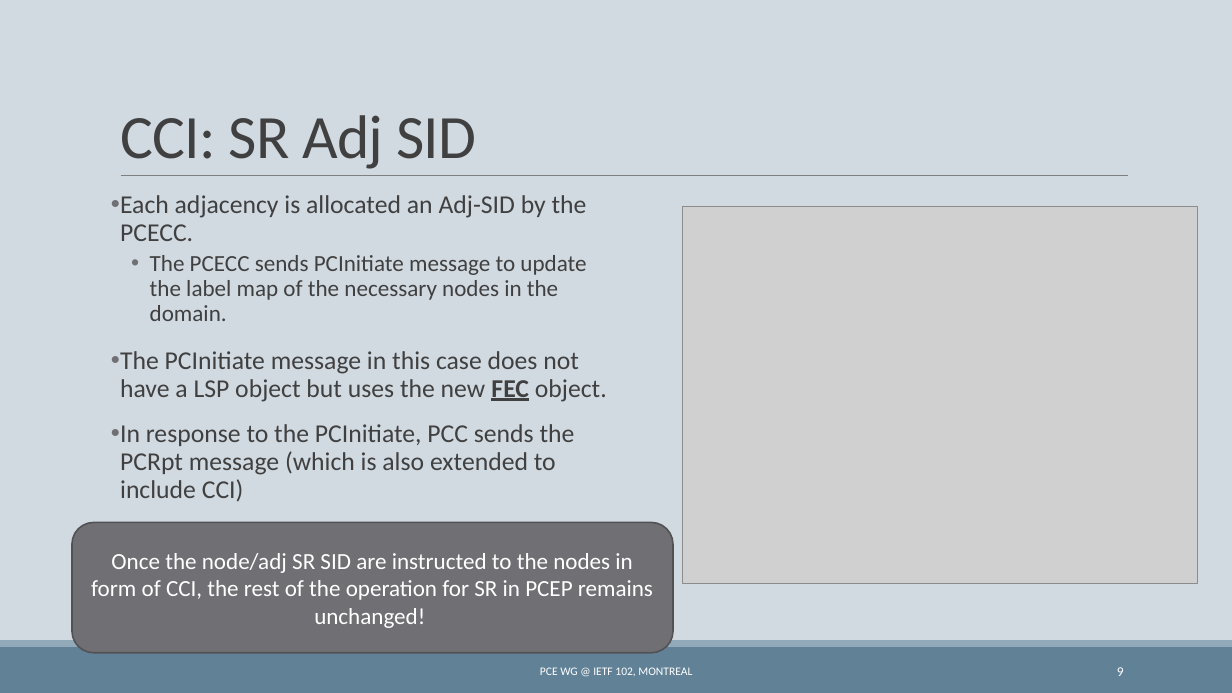
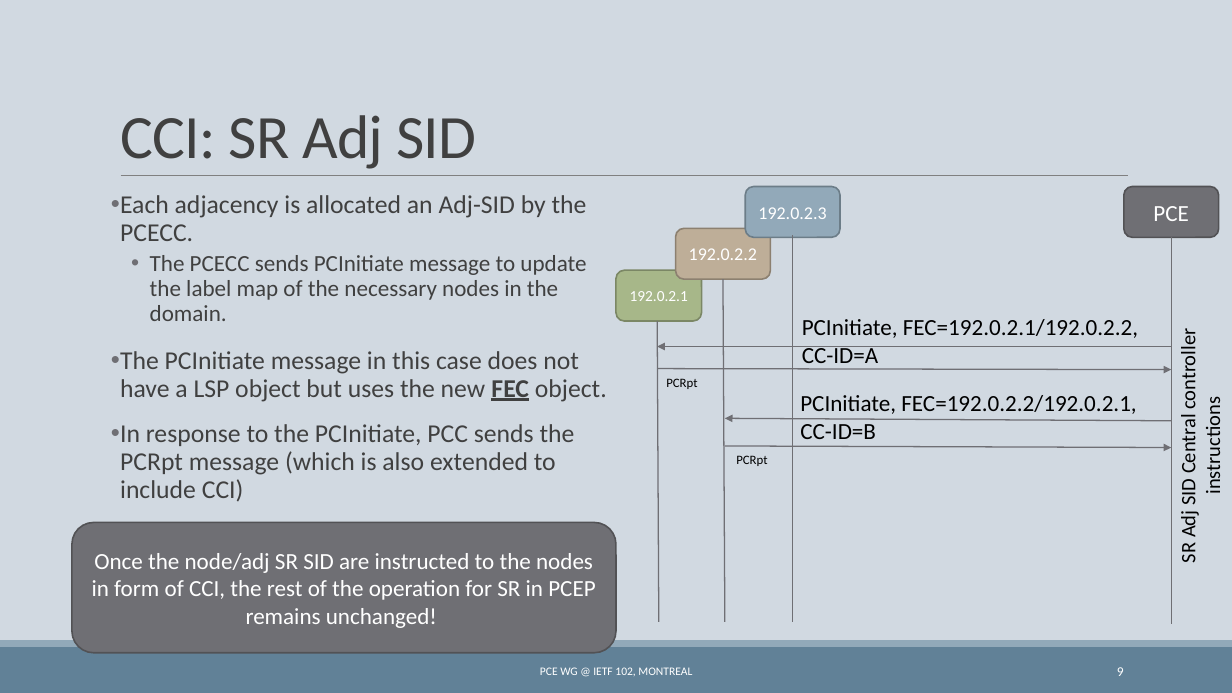
Before and after one commit to dhruvdhody-huawei/102, a slide deck: slide 9 of IETF 102 PCE WG PCECC.pptx. Drawn at 1232x693 pixels with LibreOffice and Linux fonts; fonts in the diff are those of the drawing; grey boxes stand for pictures. Boxes give left, top, right and bottom in pixels: in the first picture for what was removed or moved away, otherwise in the second. Text is boxed around its words. In the diff, an @@ line names an element or a change of style, - is before the commit and + after.

```diff
--- a/IETF 102 PCE WG PCECC.pptx
+++ b/IETF 102 PCE WG PCECC.pptx
@@ picture removed at (683, 206, 1198, 583) @@
@@ rounded rectangle added at (746, 187, 841, 238), fill #92A9B9, outline #6C7D89 1.25 pt, 14 pt, text #FFFFFF @@
+192.0.2.3
@@ rounded rectangle added at (1124, 187, 1219, 238), fill #6F6F74, outline #525256 1.25 pt, 18 pt, text #FFFFFF @@
+PCE
@@ rounded rectangle added at (676, 228, 771, 279), fill #BEAE98, outline #8D8170 1.25 pt, 14 pt, text #FFFFFF @@
+192.0.2.2
@@ line added from (793, 236) to (793, 622), #6F6F74 1 pt @@
@@ line added from (1172, 238) to (1172, 624), #6F6F74 1 pt @@
@@ rounded rectangle added at (616, 270, 702, 321), fill #A7B789, outline #7C8765 1.25 pt, 12 pt, text #FFFFFF @@
+192.0.2.1
@@ line added from (723, 279) to (725, 622), #6F6F74 1 pt @@
@@ line added from (657, 321) to (659, 622), #6F6F74 1 pt @@
@@ text added at (802, 319, 1138, 369), 18 pt, text #000000 @@
+PCInitiate, FEC=192.0.2.1/192.0.2.2, CC-ID=A
@@ arrow added from (1172, 347) to (657, 347), #6F6F74 1 pt @@
@@ text added at (1176, 336, 1225, 563), 16 pt, text #000000 @@
+SR Adj SID Central controller instructions
@@ arrow added from (657, 369) to (1172, 370), #6F6F74 1 pt @@
@@ text added at (666, 378, 697, 389), 10 pt, text #000000 @@
+PCRpt
@@ arrow added from (1172, 421) to (725, 419), #6F6F74 1 pt @@
@@ text added at (800, 395, 1136, 439), 18 pt, text #000000 @@
+PCInitiate, FEC=192.0.2.2/192.0.2.1, CC-ID=B
@@ arrow added from (725, 446) to (1172, 447), #6F6F74 1 pt @@
@@ text added at (736, 455, 767, 466), 10 pt, text #000000 @@
+PCRpt
@@ rounded rectangle "Once the node/adj SR SID ...": place and size @@
-rounded rectangle "Once the node/adj SR SID ..." at (72, 522, 674, 653)
+rounded rectangle "Once the node/adj SR SID ..." at (72, 522, 616, 653)
```
Also in this commit, not shown: 4 other slides changed, 1 other file.
